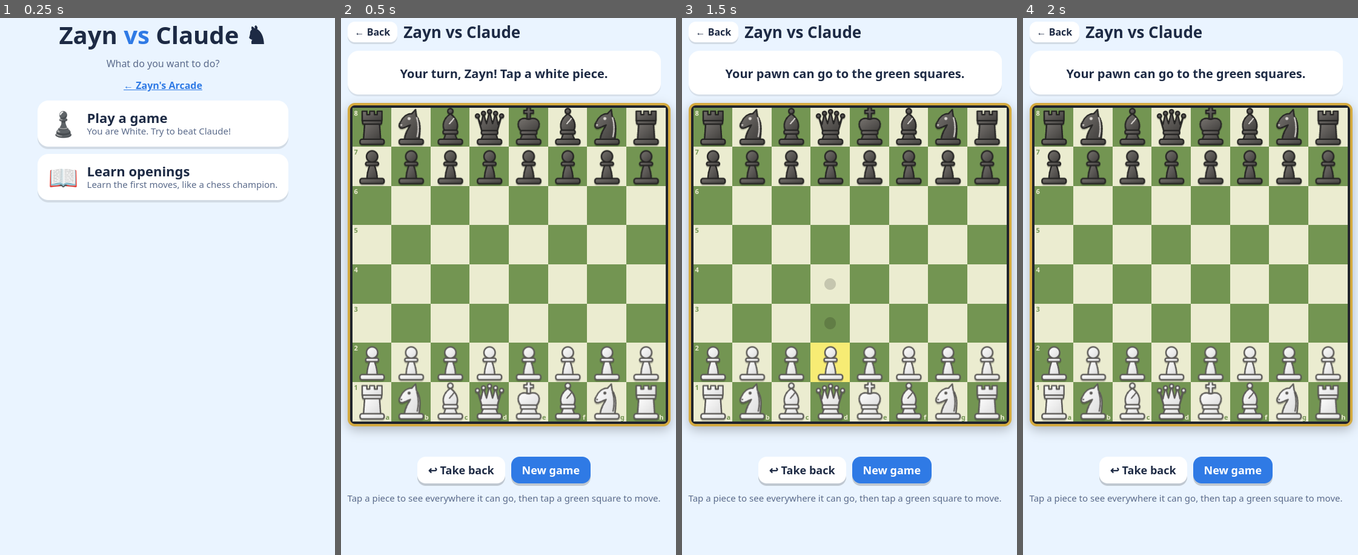
Above: before the commit, frames 1-4 (left to right).
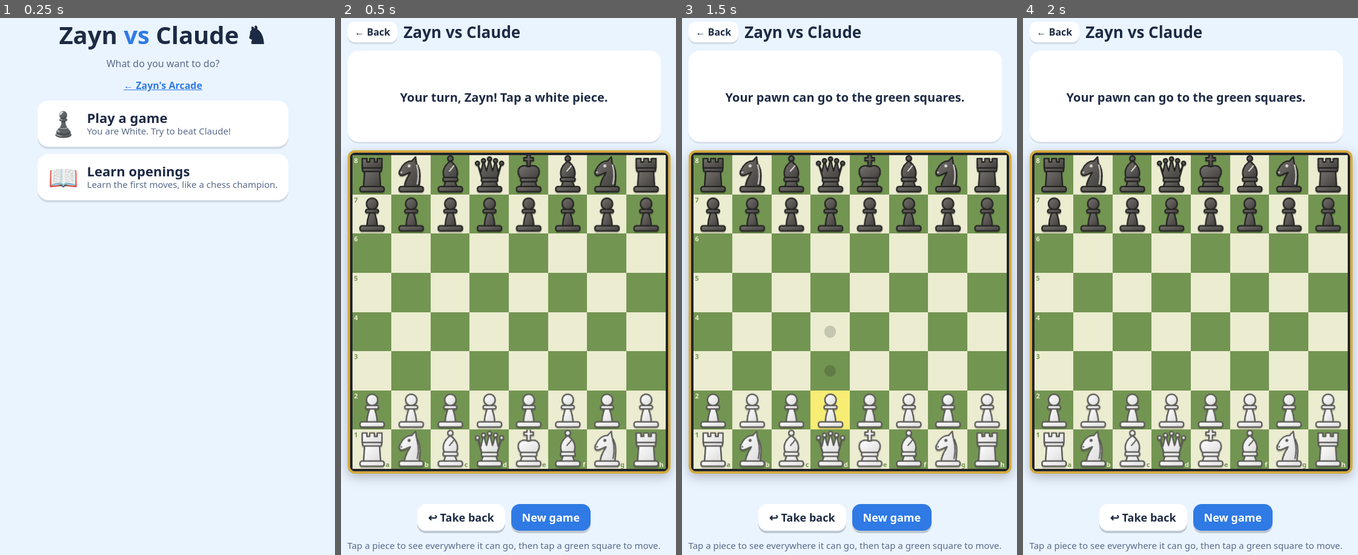
Above: after the commit, the same moments.

Repository: Fadil-88/zayn-games
Game: browser game, page chess/index.html
Same seed, same stepped clock (60 frames per second), same inputs: the game is played once before the commit and once after it.
Inputs:
- Up to frame 1 (0.25 s): no input
- Up to frame 2 (0.5 s): click "♟️ Play a game You are White.…" at 0.27 s
- Up to frame 3 (1.5 s): click "New game" at 0.52 s; click "d2 white pawn" at 1.27 s
- Up to frame 4 (2 s): click "7" at 1.87 s

Frame 1 is identical in both runs. In frame 2, 62% of the frame differs, in the area x 1-99%, y 9-100%; in frame 3, 62%; in frame 4, 62%.

Commit message:
Chess: fixed-height message bubble so the board never jumps
Long messages shrink their text to fit instead of growing the bubble.

Co-Authored-By: Claude Opus 5.5 <noreply@anthropic.com>
Claude-Session: https://claude.ai/code/session_01UcupZZHxKuq5yscdccFX5C

Diff:
--- a/chess/index.html
+++ b/chess/index.html
@@ -1810,13 +1810,14 @@
 .lineCard .stars{color:var(--star);font-size:20px;letter-spacing:1px}
 .lineCard p{margin:0;color:var(--muted);font-size:15px}
 .lineCard .row{display:flex;gap:8px;flex-wrap:wrap}
-.bubble{background:var(--panel);border-radius:18px;padding:12px 16px;text-align:center;box-shadow:0 3px 0 rgba(0,0,0,.08);
-  display:flex;flex-direction:column;gap:4px;min-height:3.4em;justify-content:center}
-#why{font-size:17px;line-height:1.35}
-#why .mv{font-family:var(--display);font-weight:800;font-size:20px;color:var(--accent);white-space:nowrap}
+/* The talk bubble never changes size (so the board never jumps). Long messages shrink their text to fit instead. */
+.bubble{--fs:1;background:var(--panel);border-radius:18px;padding:10px 16px;text-align:center;box-shadow:0 3px 0 rgba(0,0,0,.08);
+  display:flex;flex-direction:column;gap:4px;height:150px;overflow:hidden;justify-content:center;box-sizing:border-box;flex:none}
+#why{font-size:calc(17px * var(--fs));line-height:1.3}
+#why .mv{font-family:var(--display);font-weight:800;font-size:calc(20px * var(--fs));color:var(--accent);white-space:nowrap}
 #why .ok{color:var(--good);font-weight:800}
 #why .no{color:var(--bad);font-weight:800}
-#prompt{font-family:var(--display);font-weight:700;font-size:20px}
+#prompt{font-family:var(--display);font-weight:700;font-size:calc(20px * var(--fs));line-height:1.2}
 #moveList{font-family:var(--display);font-size:16px;color:var(--muted);text-align:center;min-height:1.4em;line-height:1.4;overflow-wrap:anywhere}
 #moveList b{color:var(--fg)}
 .boardWrap{position:relative}
@@ -2069,9 +2070,17 @@
 let me="w"; // which colour Zayn plays (Black for the Scholar's Mate lessons); the board turns round when he is Black
 const COLOR={w:"White",b:"Black"};
 
-function show(id){ for(const s of ["home","menu","opening","play"]) $(s).hidden=(s!==id); window.scrollTo(0,0); }
-function setWhy(html){ $("why").innerHTML=html; }
-function setPrompt(t){ $("prompt").textContent=t; }
+function show(id){ for(const s of ["home","menu","opening","play"]) $(s).hidden=(s!==id); window.scrollTo(0,0); if(id==="play") fitBubble(); }
+function setWhy(html){ $("why").innerHTML=html; fitBubble(); }
+function setPrompt(t){ $("prompt").textContent=t; fitBubble(); }
+// Shrink the bubble's text until it fits the fixed-height bubble
+function fitBubble(){
+  const b=document.querySelector(".bubble"); if(!b||b.offsetParent===null) return;
+  let fs=1; b.style.setProperty("--fs",fs);
+  const need=()=>$("why").offsetHeight+$("prompt").offsetHeight+4+20; // two lines of text + gap + padding
+  while(fs>.62&&need()>b.clientHeight){ fs-=.04; b.style.setProperty("--fs",fs.toFixed(2)); }
+}
+addEventListener("resize",fitBubble);
 
 // ===================== Board drawing =====================
 const FILES="abcdefgh";
